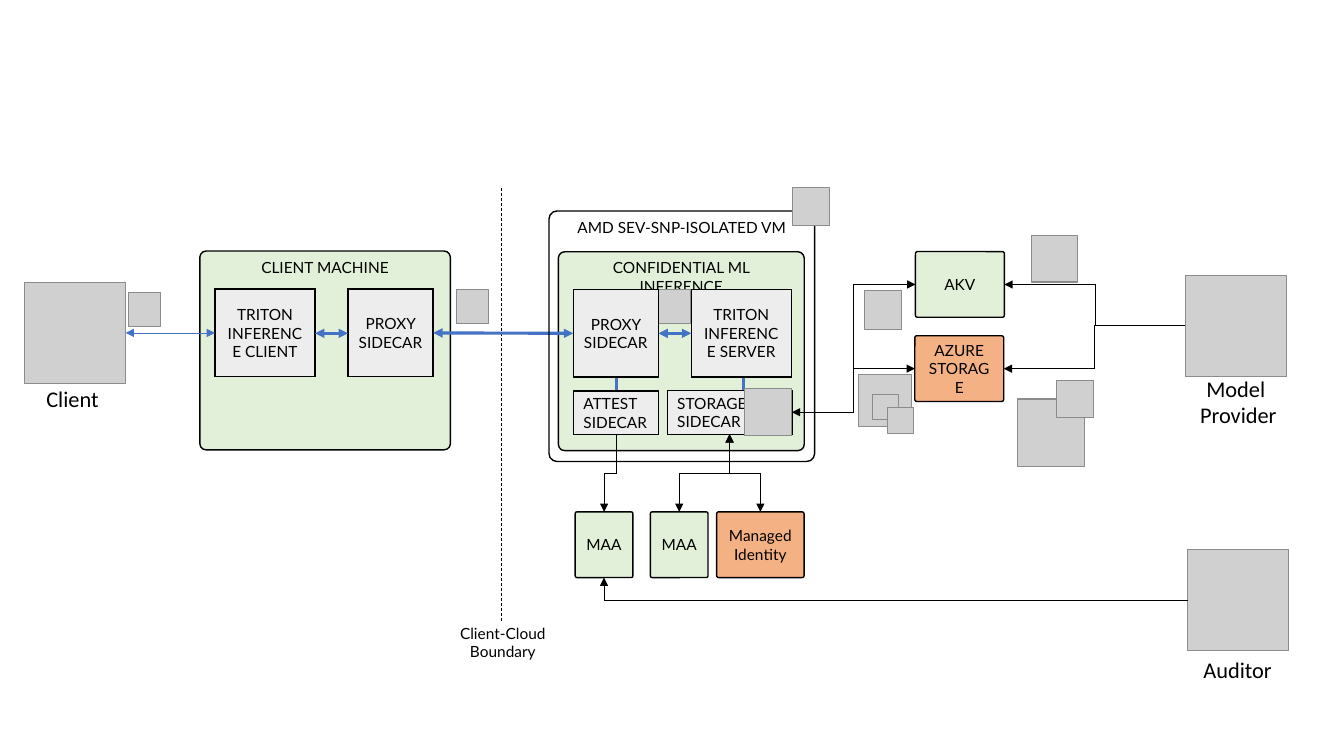
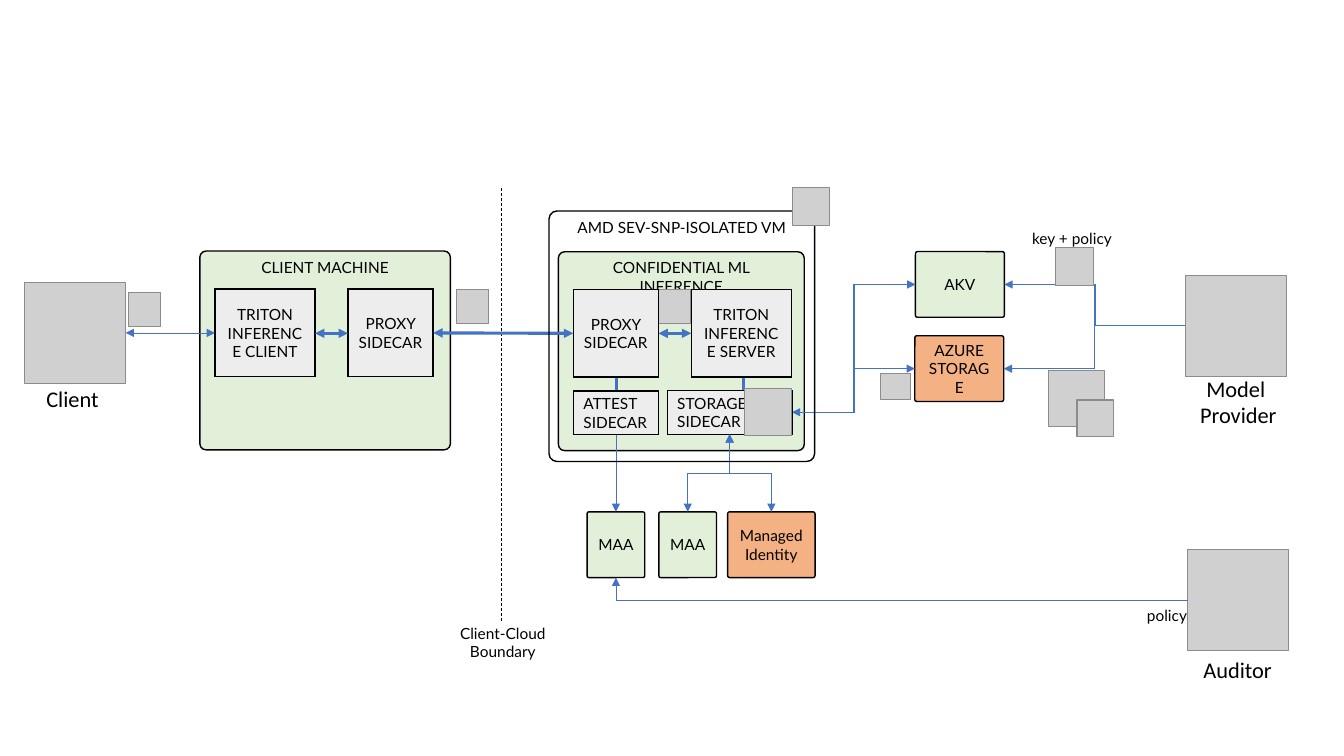
Before and after one commit to microsoft/confidential-ai, a slide deck: slide 3 of inference/docs/images/diagrams.pptx. Drawn at 1344x756 pixels with LibreOffice and Linux fonts; fonts in the diff are those of the drawing; grey boxes stand for pictures; background and template pictures are left out. Boxes give left, top, right and bottom in pixels: in the first picture for what was removed or moved away, otherwise in the second. Text is boxed around its words. In the diff, an @@ line names an element or a change of style, - is before the commit and + after.

```diff
--- a/inference/docs/images/diagrams.pptx
+++ b/inference/docs/images/diagrams.pptx
@@ text added at (1032,232,1112,248), 11 pt, text #000000 @@
+key + policy
@@ picture: place and size @@
-picture at (1031,235,1078,281)
+picture at (1056,248,1094,286)
@@ elbow double arrow (792, 412) - (915, 284): stroke #000000 0.5 pt to #4472C4 1 pt @@
@@ picture removed at (864,291,901,331) @@
@@ elbow arrow (1186, 326) - (1004, 284): stroke #000000 0.5 pt to #4472C4 1 pt @@
@@ elbow arrow (1186, 326) - (1004, 369): stroke #000000 0.5 pt to #4472C4 1 pt @@
@@ elbow arrow (792, 412) - (915, 369): stroke #000000 0.5 pt to #4472C4 1 pt @@
@@ picture: place and size @@
-picture at (859,375,911,427)
+picture at (881,373,910,400)
@@ picture: place and size @@
-picture at (1017,399,1085,467)
+picture at (1050,371,1106,427)
@@ picture removed at (872,394,898,419) @@
@@ picture removed at (887,407,913,434) @@
@@ picture: place and size @@
-picture at (1057,380,1094,417)
+picture at (1077,400,1114,438)
@@ elbow arrow moved from (616, 435) - (604, 512) to (616, 435) - (616, 512) @@
@@ elbow arrow (616, 435) - (616, 512): stroke #000000 0.5 pt to #4472C4 0.5 pt @@
@@ elbow double arrow moved from (680, 512) - (730, 435) to (688, 512) - (730, 435) @@
@@ elbow double arrow (688, 512) - (730, 435): stroke #000000 0.5 pt to #4472C4 0.5 pt @@
@@ elbow double arrow moved from (760, 512) - (730, 435) to (771, 512) - (730, 435) @@
@@ elbow double arrow (771, 512) - (730, 435): stroke #000000 0.5 pt to #4472C4 0.5 pt @@
@@ 3 rounded rectangles: place and size @@
-3 rounded rectangles at (576,512,805,578)
+3 rounded rectangles at (587,512,816,578)
@@ elbow arrow moved from (1189, 601) - (604, 578) to (1189, 601) - (616, 578) @@
@@ elbow arrow (1189, 601) - (616, 578): stroke #000000 0.5 pt to #4472C4 0.5 pt @@
@@ text added at (1147,609,1187,624), 11 pt, text #000000 @@
+policy
```
Also in this commit, not shown: 1 other file.
